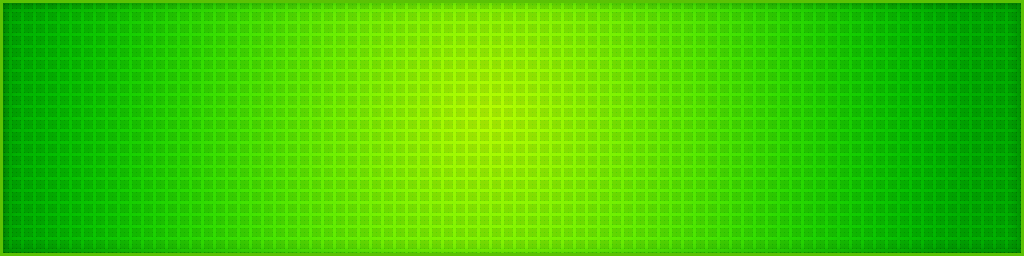
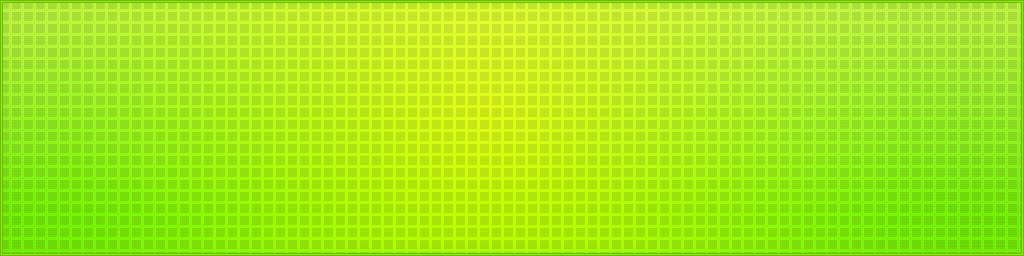
Layer changes from the first (1024, 256) image to the second:
painted on "새 레이어" over [1, 1, 1023, 255]
added layer "새 레이어#6" (soft light, 42%) above "새 레이어#7" over [1, 1, 1022, 254]
added layer "새 레이어#7" (screen, 98%) above "새 레이어#3" over [1, 1, 1023, 255]
